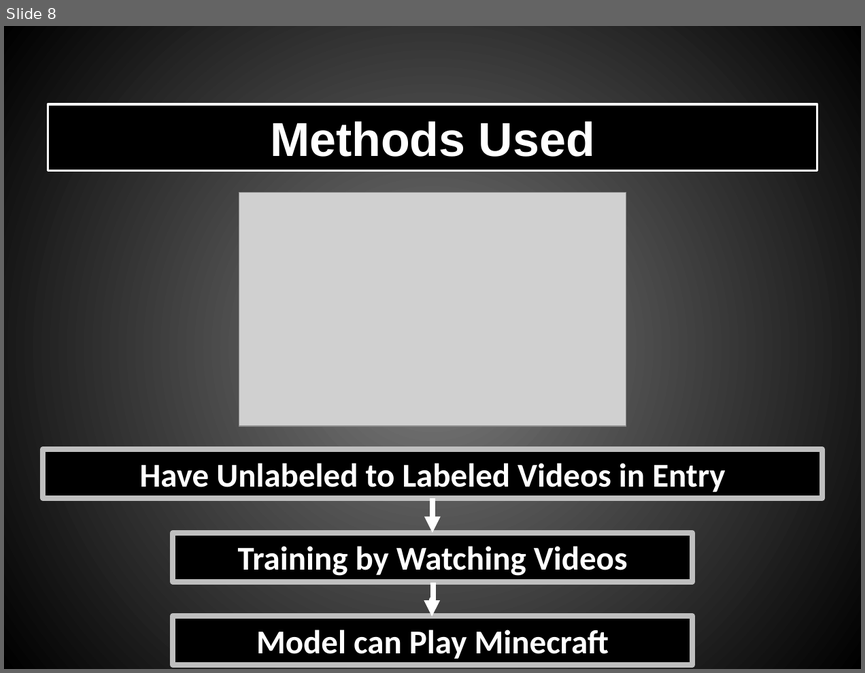
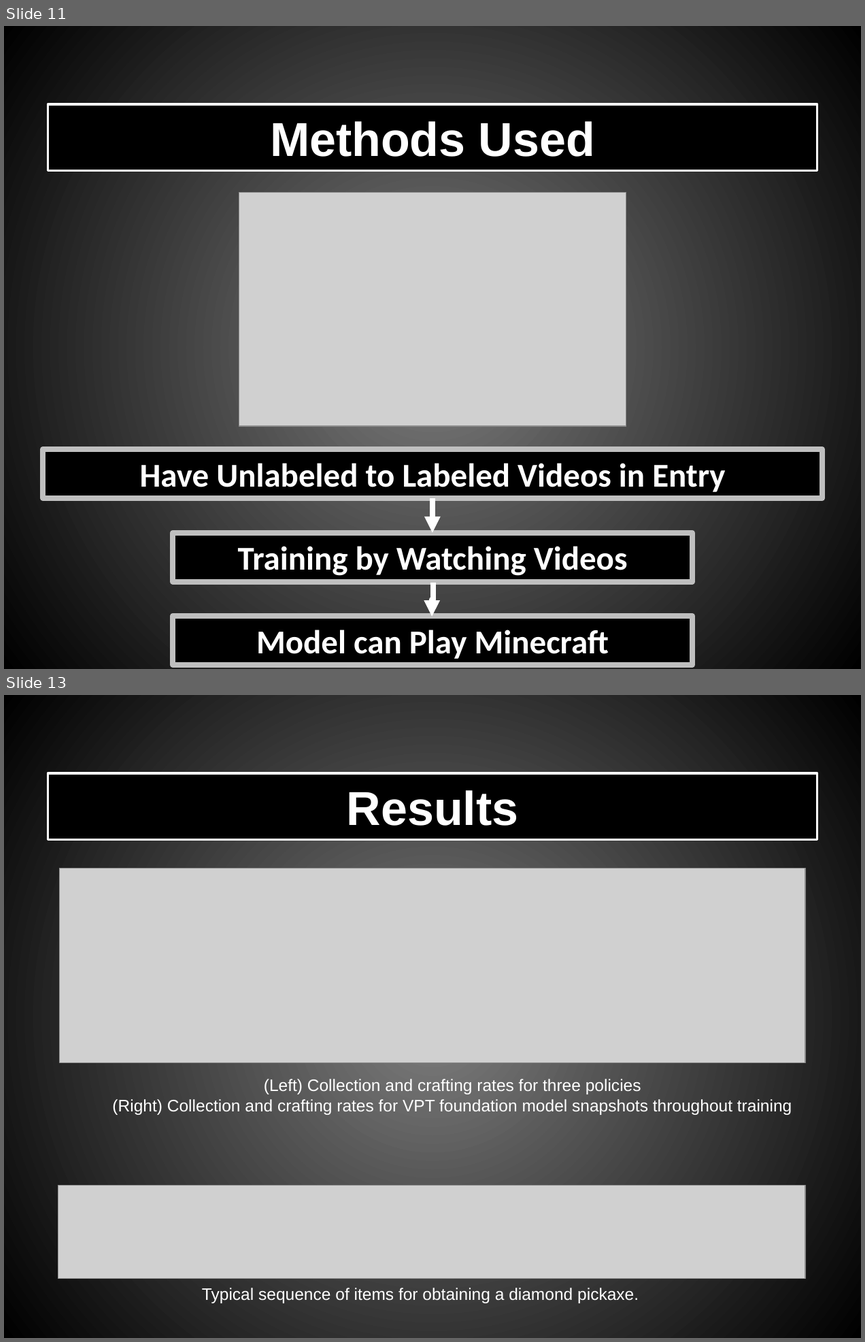
Before and after one commit to Shooterah/M1_DSC, a slide deck: Anglais/ORAL_3/Pereira_Doffemont_Minecraft_OpenAI.pptx. Shown one above the other, each under a label of ours: slide 8 before the commit, slides 11 and 13 after it; the slides between them are not shown. The pictures are 865x673 and 865x1342 pixels, drawn with LibreOffice and Linux fonts; fonts in the diff are those of the drawing; grey boxes stand for pictures. Boxes give left, top, right and bottom in pixels: in the first picture for what was removed or moved away, otherwise in the second. Text is boxed around its words. In the diff, an @@ line names an element or a change of style, - is before the commit and + after.

```diff
--- a/Anglais/ORAL_3/Pereira_Doffemont_Minecraft_OpenAI.pptx
+++ b/Anglais/ORAL_3/Pereira_Doffemont_Minecraft_OpenAI.pptx
@@ slide 13 added at box(4, 695, 861, 1338), background gradient #7F7F7F to #000000 @@
@@ rectangle added at box(48, 774, 817, 840), fill #000000, outline #FFFFFF 2 pt, 40 pt, text #FFFFFF, bold @@
+Results
@@ picture added at box(60, 868, 805, 1063) @@
@@ text added at box(112, 1079, 791, 1115), 14 pt, text #FFFFFF @@
+(Left) Collection and crafting rates for three policies
+(Right) Collection and crafting rates for VPT foundation model snapshots throughout training
@@ picture added at box(58, 1185, 805, 1278) @@
@@ text added at box(202, 1287, 638, 1303), 14 pt, text #FFFFFF @@
+Typical sequence of items for obtaining a diamond pickaxe.
@@ what was slide 8 is now slide 11 @@
```
Also in this commit, not shown: 1 slide changed, 5 other slides added, 1 slide removed, 5 other files.
